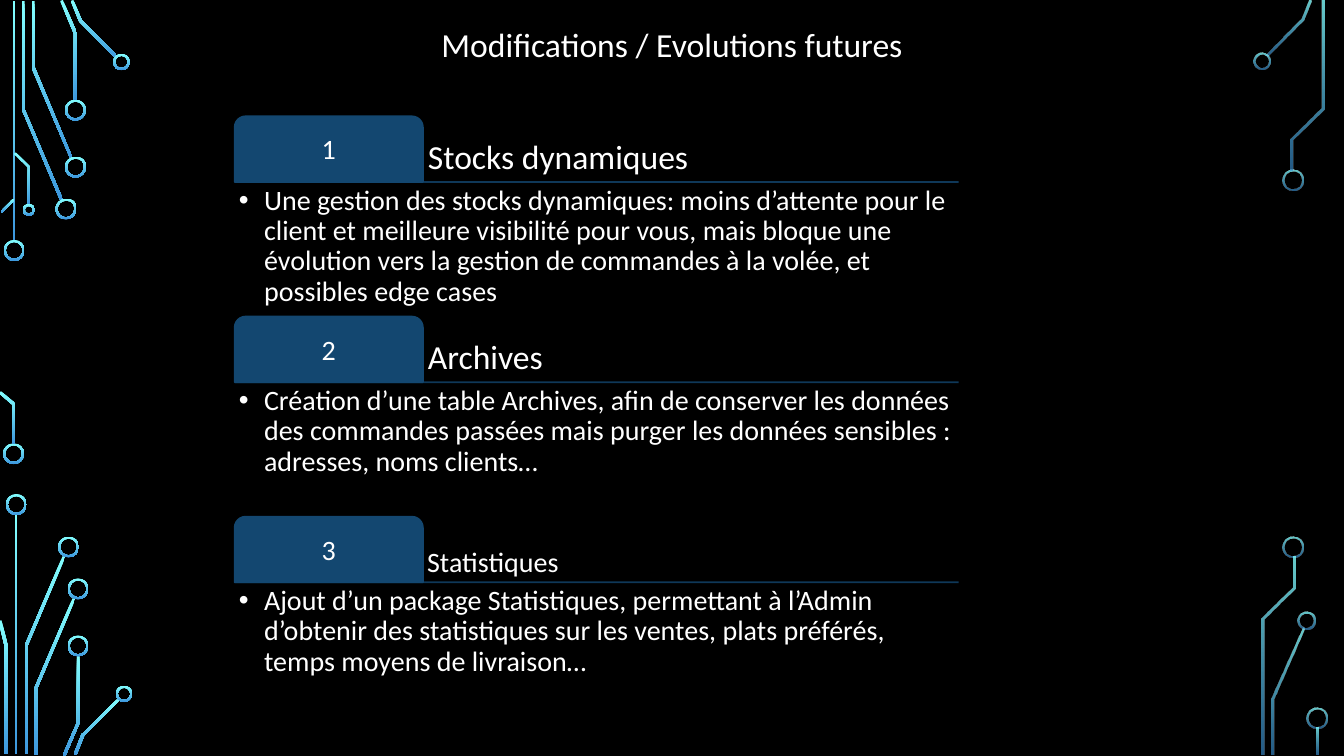
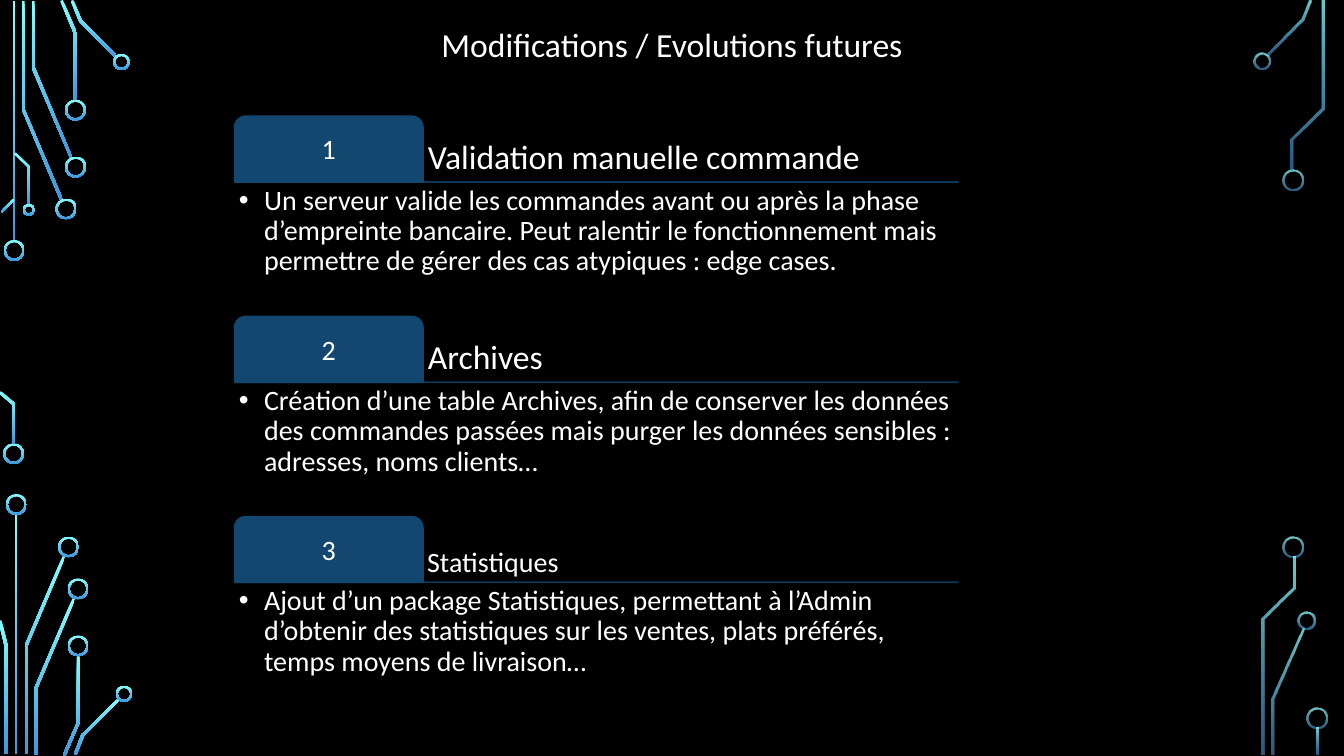
Before and after one commit to DesignGreg/Projet4-OpenClassRooms, a slide deck: slide 13 of Présentation Soutenance.pptx (slide 14 before the commit). Drawn at 1344x756 pixels with LibreOffice and Linux fonts; fonts in the diff are those of the drawing; background and template pictures are left out. Boxes give left, top, right and bottom in pixels: in the first picture for what was removed or moved away, otherwise in the second. Text is boxed around its words. In the diff, an @@ line names an element or a change of style, - is before the commit and + after.

Commit message:
modif sur validation commande, en automatique

```diff
--- a/Présentation Soutenance.pptx
+++ b/Présentation Soutenance.pptx
@@ text at <box>428,145,859,170</box>: text changed @@
-Stocks dynamiques
+Validation manuelle commande
@@ text at <box>264,190,936,275</box>: text changed @@
-  •• Une gestion des stocks dynamiques: moins d’attente pour le client et meilleure visibilité pour vous, mais bloque une évolution vers la gestion de commandes à la volée, et possibles edge cases
+  •• Un serveur valide les commandes avant ou après la phase d’empreinte bancaire. Peut ralentir le fonctionnement mais permettre de gérer des cas atypiques : edge cases.
```
Also in this commit, not shown: 3 other slides changed, 1 slide removed, 5 other files.
